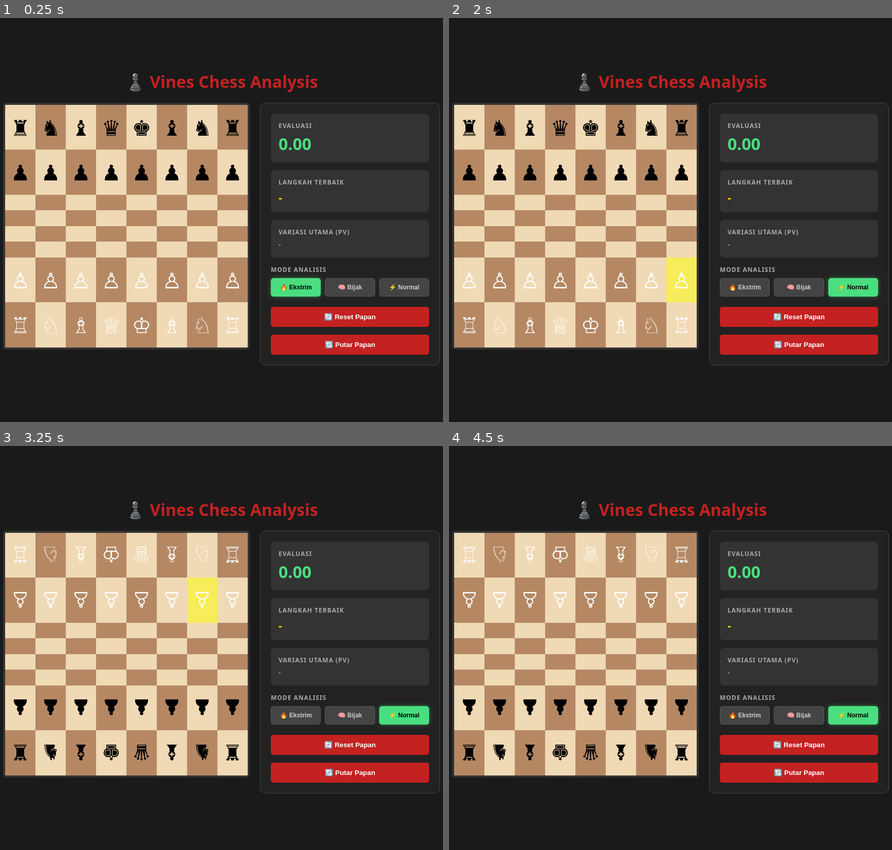
Above: before the commit, frames 1-4 (two rows, left to right).
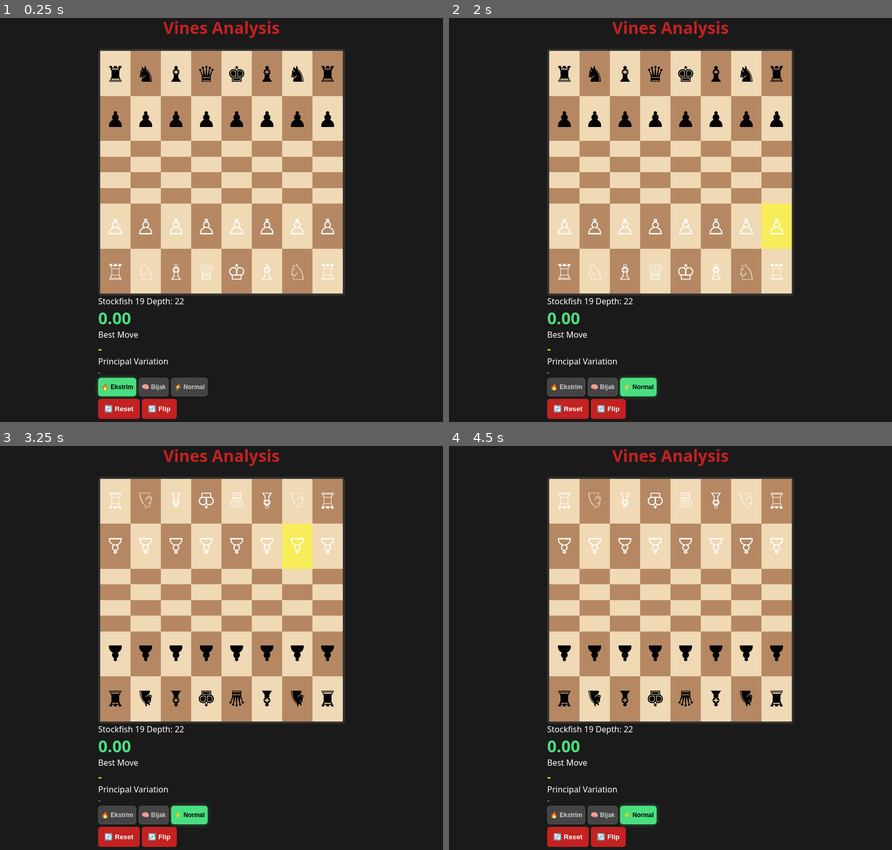
Above: after the commit, the same moments.

Repository: VinnxProject/Chess
Game: browser game, page index.html
The game is run twice, just before and just after one commit, with the same random seed, the same clock (stepped at 60 frames per second) and the same inputs.
Inputs (mouse positions are in pixels of both pictures, inside the frame that each line leads up to; where the layout moved, square brackets give the same spot in the first picture):
- Up to frame 1 (0.25 s): no input
- Up to frame 2 (2 s): click "⚡ Normal" at 0.27 s; click (657, 179) [559, 232] at 1.27 s; click (776, 228) [683, 280] at 1.87 s
- Up to frame 3 (3.25 s): click "🔃 Putar Papan" (after the commit: "🔃 Flip") at 2.02 s; click (146, 607) [48, 660] at 2.47 s; click (296, 547) [203, 599] at 3.07 s
- Up to frame 4 (4.5 s): click (626, 591) [528, 643] at 3.67 s; click (595, 656) [497, 708] at 4.27 s

The runs differ from the first frame. In frame 1, 56% of the frame differs, in the area x 0-100%, y 0-100%; in frame 2, 56%; in frame 3, 56%; in frame 4, 56%.

Commit message:
Update index.html

Diff:
--- a/index.html
+++ b/index.html
@@ -7,50 +7,63 @@
     <link rel="stylesheet" href="style.css">
 </head>
 <body>
-    <div class="container">
-        <h1>♟️ Vines Chess Analysis</h1>
+    <div class="main-container">
+        <!-- Header ala Chess.com -->
+        <header class="header">
+            <h1>Vines Analysis</h1>
+        </header>
 
-        <div class="main-layout">
-            <!-- Papan Catur & Layer Panah -->
-            <div class="board-wrapper">
-                <svg id="arrow-layer" viewBox="0 0 480 480" style="position: absolute; top: 0; left: 0; width: 100%; height: 100%; pointer-events: none; z-index: 10;"></svg>
-                <div id="board" class="board"></div>
+        <div class="content-wrapper">
+            <!-- Sisi Kiri: Papan + Eval Bar -->
+            <div class="board-section">
+                <div class="eval-bar-container">
+                    <div class="eval-bar-fill" id="eval-bar"></div>
+                </div>
+                <div class="board-wrapper">
+                    <svg id="arrow-layer" viewBox="0 0 480 480" style="position: absolute; top: 0; left: 0; width: 100%; height: 100%; pointer-events: none; z-index: 10;"></svg>
+                    <div id="board" class="board"></div>
+                </div>
             </div>
 
-            <!-- Panel Analisis -->
-            <div class="analysis-panel">
-                <div class="eval-box">
-                    <h3>Evaluasi</h3>
-                    <div id="evaluation">0.00</div>
-                </div>
-                <div class="best-move-box">
-                    <h3>Langkah Terbaik</h3>
-                    <div id="best-move">-</div>
-                </div>
-                <div class="pv-box">
-                    <h3>Variasi Utama (PV)</h3>
-                    <div id="principal-variation">-</div>
+            <!-- Sisi Kanan: Panel Analisis -->
+            <div class="sidebar">
+                <div class="engine-panel">
+                    <div class="panel-header">
+                        <span>Stockfish 19</span>
+                        <span class="depth-indicator" id="depth-indicator">Depth: 22</span>
+                    </div>
+
+                    <div class="eval-score" id="evaluation">0.00</div>
+
+                    <div class="best-move-section">
+                        <div class="label">Best Move</div>
+                        <div class="value" id="best-move">-</div>
+                    </div>
+
+                    <div class="pv-section">
+                        <div class="label">Principal Variation</div>
+                        <div class="value" id="principal-variation">-</div>
+                    </div>
                 </div>
 
-                <!-- Mode Analisis -->
-                <div class="mode-selector">
-                    <h3>Mode Analisis</h3>
-                    <div class="mode-buttons">
+                <div class="controls-panel">
+                    <div class="mode-selector">
                         <button class="mode-btn active" data-depth="22" onclick="setMode(this)">🔥 Ekstrim</button>
                         <button class="mode-btn" data-depth="18" onclick="setMode(this)">🧠 Bijak</button>
                         <button class="mode-btn" data-depth="12" onclick="setMode(this)">⚡ Normal</button>
                     </div>
+
+                    <div class="action-buttons">
+                        <button id="reset-btn" class="btn-action">🔄 Reset</button>
+                        <button id="flip-btn" class="btn-action">🔃 Flip</button>
+                    </div>
                 </div>
-
-                <button id="reset-btn">🔄 Reset Papan</button>
-                <button id="flip-btn">🔃 Putar Papan</button>
             </div>
         </div>
     </div>
 
     <!-- Library -->
     <script src="https://cdnjs.cloudflare.com/ajax/libs/chess.js/0.10.3/chess.min.js"></script>
-    <!-- PENTING: Load file stockfish-19-asm.js -->
     <script src="stockfish-19-asm.js"></script>
     <script src="script.js"></script>
 </body>
